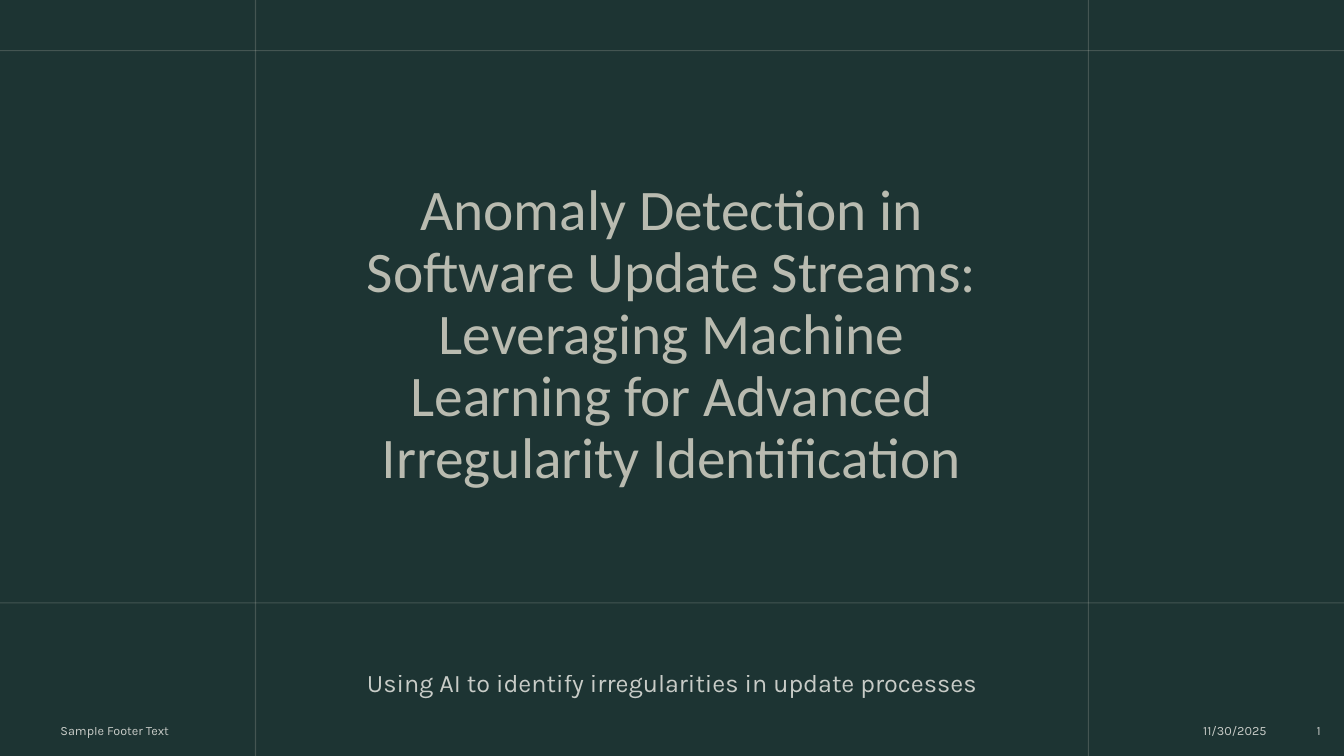
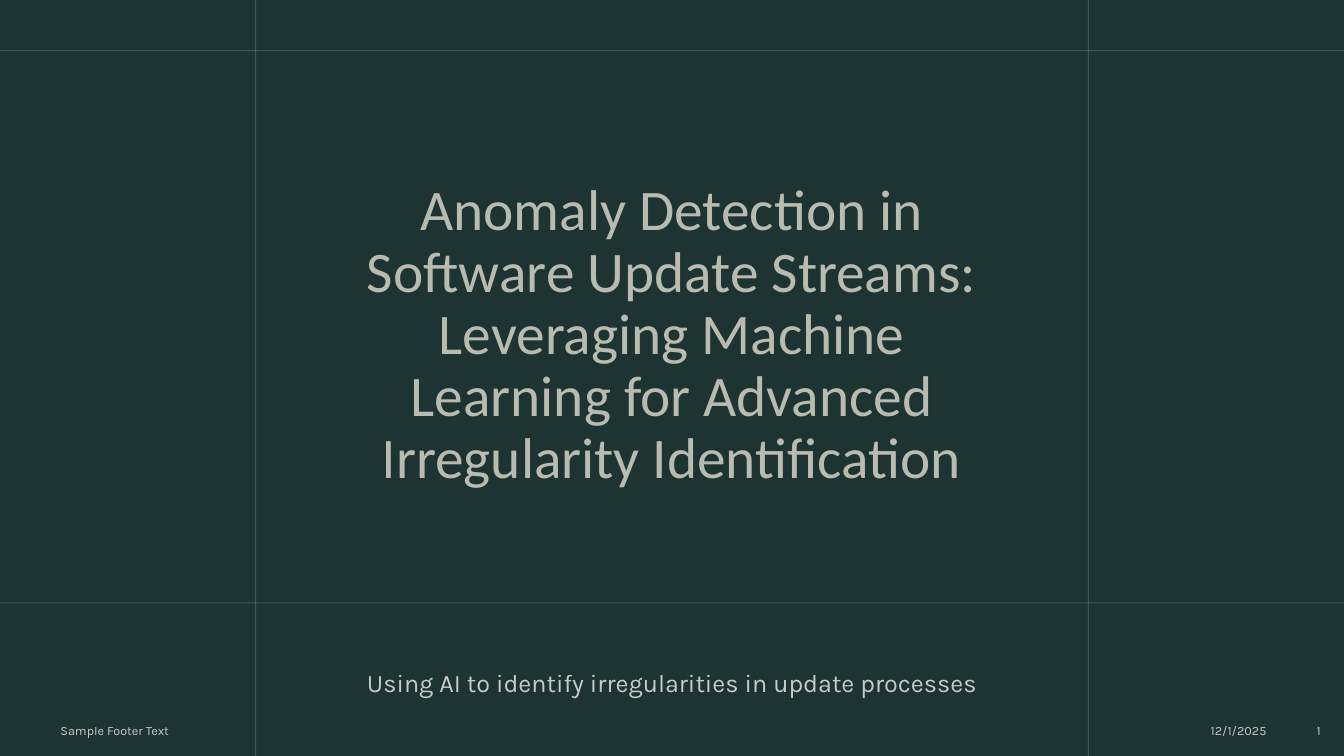
Before and after one commit to Sntai20/update-server-server-sync, a slide deck: slide 1 of docs/presentation/Anomaly Detection in Software Update Streams A Machine Learning Approach.pptx. Drawn at 1344x756 pixels with LibreOffice and Linux fonts; fonts in the diff are those of the drawing. Boxes give left, top, right and bottom in pixels: in the first picture for what was removed or moved away, otherwise in the second. Text is boxed around its words. In the diff, an @@ line names an element or a change of style, - is before the commit and + after.

Commit message:
Update presentation slide numbers on anomaly detection in software update streams

```diff
--- a/docs/presentation/Anomaly Detection in Software Update Streams A Machine Learning Approach.pptx
+++ b/docs/presentation/Anomaly Detection in Software Update Streams A Machine Learning Approach.pptx
@@ text at bbox=[1211, 726, 1267, 736]: text changed @@
-11/30/2025
+12/1/2025
```
Also in this commit, not shown: 22 other slides changed.
